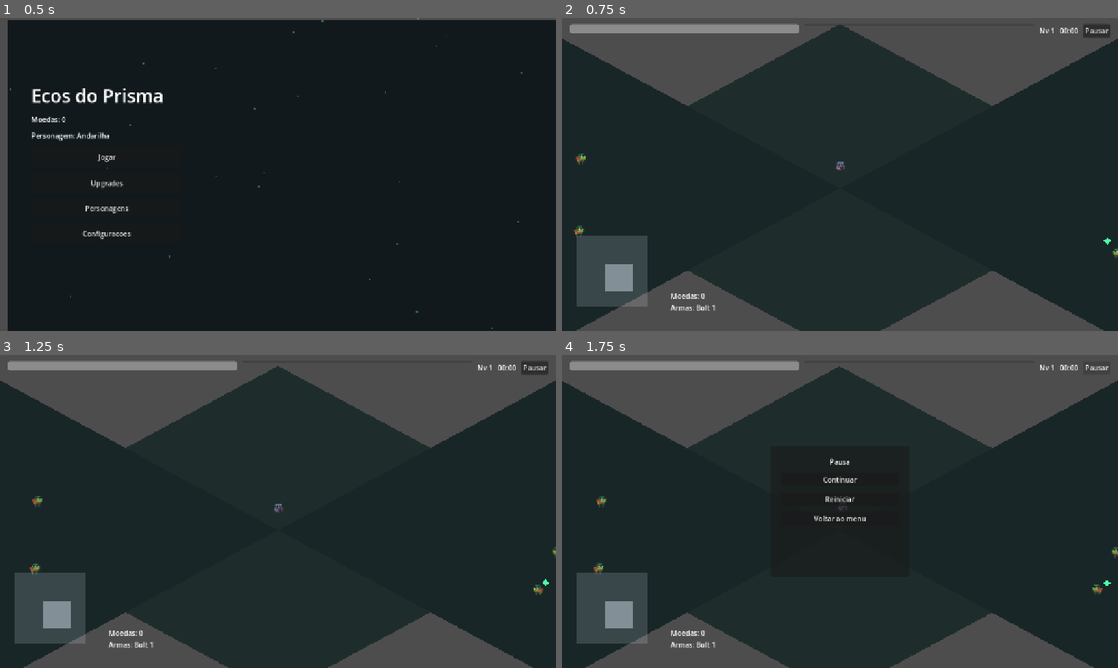
Above: before the commit, frames 1-4 (two rows, left to right).
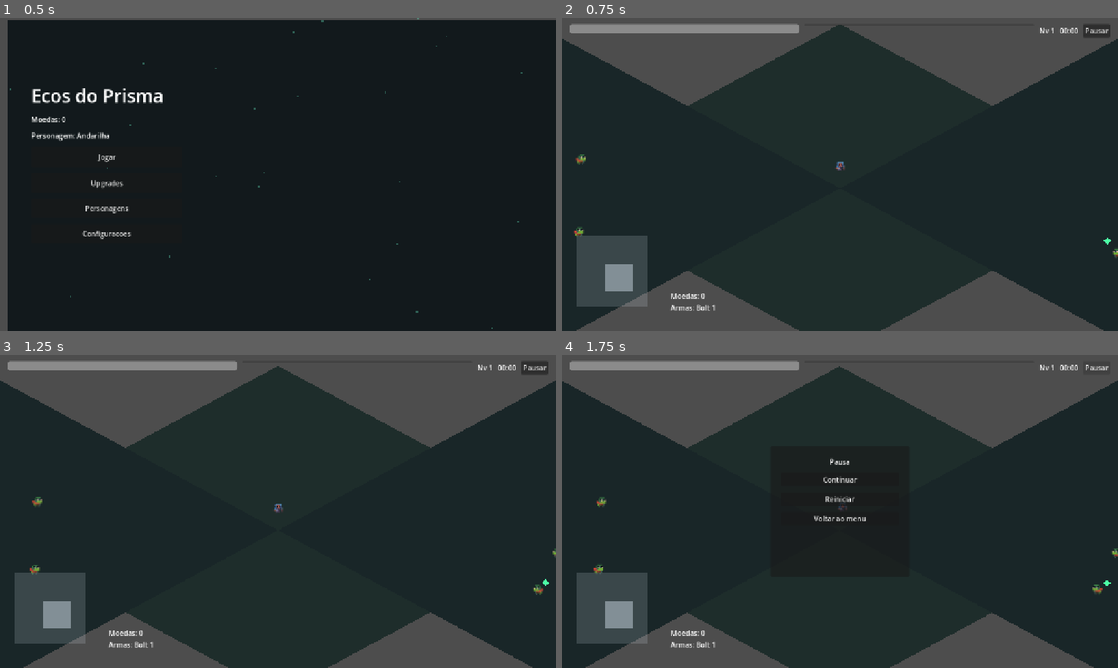
Above: after the commit, the same moments.

Repository: mspandrade/godot-ecos-do-prisma
Game: Godot game, scene res://scenes/ui/MainMenu.tscn
Two runs of this game, one before a commit and one after it. Both use one fixed random seed, a clock stepped at 60 frames per second and the inputs below.
Inputs:
- Up to frame 1 (0.5 s): no input
- Up to frame 2 (0.75 s): click "Jogar" at 0.5 s
- Up to frame 3 (1.25 s): no input
- Up to frame 4 (1.75 s): click "Pausar" at 1.25 s

Frame 1 is identical in both runs. In frame 2, less than 0.1% of the frame differs, in the area x 2-5%, y 43-70%; in frame 3, less than 0.1%; in frame 4, less than 0.1%, in the area x 5-100%, y 45-70%.

Commit message:
Add AnimationPlayer-driven entity walk animations

Diff:
--- a/scenes/Companion.tscn
+++ b/scenes/Companion.tscn
@@ -1,10 +1,65 @@
-[gd_scene load_steps=4 format=3 uid="uid://companion_scene"]
+[gd_scene load_steps=8 format=3 uid="uid://companion_scene"]
 
 [ext_resource type="Script" path="res://scripts/game/companion.gd" id="1"]
 [ext_resource type="Texture2D" path="res://assets/sprites/entities/IsometricTRPGAssetPack_Entities.png" id="2"]
 
 [sub_resource type="CircleShape2D" id="CircleShape2D_companion"]
 radius = 20.0
+
+[sub_resource type="Animation" id="Animation_idle"]
+resource_name = "idle"
+length = 0.1
+tracks/0/type = "value"
+tracks/0/imported = false
+tracks/0/enabled = true
+tracks/0/path = NodePath(".:walk_frame")
+tracks/0/interp = 1
+tracks/0/loop_wrap = true
+tracks/0/keys = {
+"times": PackedFloat32Array(0),
+"transitions": PackedFloat32Array(1),
+"update": 1,
+"values": [0]
+}
+
+[sub_resource type="Animation" id="Animation_walk"]
+resource_name = "walk"
+length = 0.32
+loop_mode = 1
+tracks/0/type = "value"
+tracks/0/imported = false
+tracks/0/enabled = true
+tracks/0/path = NodePath(".:walk_frame")
+tracks/0/interp = 1
+tracks/0/loop_wrap = true
+tracks/0/keys = {
+"times": PackedFloat32Array(0, 0.16),
+"transitions": PackedFloat32Array(1, 1),
+"update": 1,
+"values": [0, 1]
+}
+
+[sub_resource type="Animation" id="Animation_RESET"]
+length = 0.001
+tracks/0/type = "value"
+tracks/0/imported = false
+tracks/0/enabled = true
+tracks/0/path = NodePath(".:walk_frame")
+tracks/0/interp = 1
+tracks/0/loop_wrap = true
+tracks/0/keys = {
+"times": PackedFloat32Array(0),
+"transitions": PackedFloat32Array(1),
+"update": 1,
+"values": [0]
+}
+
+[sub_resource type="AnimationLibrary" id="AnimationLibrary_entities"]
+_data = {
+"RESET": SubResource("Animation_RESET"),
+"idle": SubResource("Animation_idle"),
+"walk": SubResource("Animation_walk")
+}
 
 [node name="Companion" type="CharacterBody2D"]
 collision_layer = 1
@@ -18,5 +73,10 @@
 region_enabled = true
 region_rect = Rect2(0, 0, 16, 17)
 
+[node name="AnimationPlayer" type="AnimationPlayer" parent="."]
+libraries = {
+"": SubResource("AnimationLibrary_entities")
+}
+
 [node name="CollisionShape2D" type="CollisionShape2D" parent="."]
 shape = SubResource("CircleShape2D_companion")
--- a/scenes/Enemy.tscn
+++ b/scenes/Enemy.tscn
@@ -1,10 +1,65 @@
-[gd_scene load_steps=4 format=3 uid="uid://enemy_scene"]
+[gd_scene load_steps=8 format=3 uid="uid://enemy_scene"]
 
 [ext_resource type="Script" path="res://scripts/game/enemy.gd" id="1"]
 [ext_resource type="Texture2D" path="res://assets/sprites/entities/IsometricTRPGAssetPack_Entities.png" id="2"]
 
 [sub_resource type="CircleShape2D" id="CircleShape2D_body"]
 radius = 24.0
+
+[sub_resource type="Animation" id="Animation_idle"]
+resource_name = "idle"
+length = 0.1
+tracks/0/type = "value"
+tracks/0/imported = false
+tracks/0/enabled = true
+tracks/0/path = NodePath(".:walk_frame")
+tracks/0/interp = 1
+tracks/0/loop_wrap = true
+tracks/0/keys = {
+"times": PackedFloat32Array(0),
+"transitions": PackedFloat32Array(1),
+"update": 1,
+"values": [0]
+}
+
+[sub_resource type="Animation" id="Animation_walk"]
+resource_name = "walk"
+length = 0.32
+loop_mode = 1
+tracks/0/type = "value"
+tracks/0/imported = false
+tracks/0/enabled = true
+tracks/0/path = NodePath(".:walk_frame")
+tracks/0/interp = 1
+tracks/0/loop_wrap = true
+tracks/0/keys = {
+"times": PackedFloat32Array(0, 0.16),
+"transitions": PackedFloat32Array(1, 1),
+"update": 1,
+"values": [0, 1]
+}
+
+[sub_resource type="Animation" id="Animation_RESET"]
+length = 0.001
+tracks/0/type = "value"
+tracks/0/imported = false
+tracks/0/enabled = true
+tracks/0/path = NodePath(".:walk_frame")
+tracks/0/interp = 1
+tracks/0/loop_wrap = true
+tracks/0/keys = {
+"times": PackedFloat32Array(0),
+"transitions": PackedFloat32Array(1),
+"update": 1,
+"values": [0]
+}
+
+[sub_resource type="AnimationLibrary" id="AnimationLibrary_entities"]
+_data = {
+"RESET": SubResource("Animation_RESET"),
+"idle": SubResource("Animation_idle"),
+"walk": SubResource("Animation_walk")
+}
 
 [node name="Enemy" type="CharacterBody2D"]
 collision_layer = 2
@@ -18,6 +73,11 @@
 region_enabled = true
 region_rect = Rect2(0, 136, 16, 17)
 
+[node name="AnimationPlayer" type="AnimationPlayer" parent="."]
+libraries = {
+"": SubResource("AnimationLibrary_entities")
+}
+
 [node name="CollisionShape2D" type="CollisionShape2D" parent="."]
 shape = SubResource("CircleShape2D_body")
 
--- a/scenes/Player.tscn
+++ b/scenes/Player.tscn
@@ -8,6 +8,61 @@
 
 [sub_resource type="CircleShape2D" id="CircleShape2D_pickup"]
 radius = 120.0
+
+[sub_resource type="Animation" id="Animation_idle"]
+resource_name = "idle"
+length = 0.1
+tracks/0/type = "value"
+tracks/0/imported = false
+tracks/0/enabled = true
+tracks/0/path = NodePath(".:walk_frame")
+tracks/0/interp = 1
+tracks/0/loop_wrap = true
+tracks/0/keys = {
+"times": PackedFloat32Array(0),
+"transitions": PackedFloat32Array(1),
+"update": 1,
+"values": [0]
+}
+
+[sub_resource type="Animation" id="Animation_walk"]
+resource_name = "walk"
+length = 0.32
+loop_mode = 1
+tracks/0/type = "value"
+tracks/0/imported = false
+tracks/0/enabled = true
+tracks/0/path = NodePath(".:walk_frame")
+tracks/0/interp = 1
+tracks/0/loop_wrap = true
+tracks/0/keys = {
+"times": PackedFloat32Array(0, 0.16),
+"transitions": PackedFloat32Array(1, 1),
+"update": 1,
+"values": [0, 1]
+}
+
+[sub_resource type="Animation" id="Animation_RESET"]
+length = 0.001
+tracks/0/type = "value"
+tracks/0/imported = false
+tracks/0/enabled = true
+tracks/0/path = NodePath(".:walk_frame")
+tracks/0/interp = 1
+tracks/0/loop_wrap = true
+tracks/0/keys = {
+"times": PackedFloat32Array(0),
+"transitions": PackedFloat32Array(1),
+"update": 1,
+"values": [0]
+}
+
+[sub_resource type="AnimationLibrary" id="AnimationLibrary_entities"]
+_data = {
+"RESET": SubResource("Animation_RESET"),
+"idle": SubResource("Animation_idle"),
+"walk": SubResource("Animation_walk")
+}
 
 [node name="Player" type="CharacterBody2D"]
 collision_layer = 1
@@ -20,6 +75,11 @@
 texture = ExtResource("2")
 region_enabled = true
 region_rect = Rect2(0, 102, 16, 17)
+
+[node name="AnimationPlayer" type="AnimationPlayer" parent="."]
+libraries = {
+"": SubResource("AnimationLibrary_entities")
+}
 
 [node name="CollisionShape2D" type="CollisionShape2D" parent="."]
 shape = SubResource("CircleShape2D_hit")
--- a/scripts/core/entity_sprite_atlas.gd
+++ b/scripts/core/entity_sprite_atlas.gd
@@ -23,6 +23,9 @@
 		float(entry["h"])
 	)
 	sprite.centered = true
+
+static func apply_entity_frame(sprite: Sprite2D, type_name: String, facing: String, action: String, frame: int) -> void:
+	apply(sprite, "%s_%s_%s_%d" % [type_name, facing, action, frame])
 
 static func get_sprite(sprite_name: String) -> Dictionary:
 	var sprites: Dictionary = _get_atlas().get("sprites", {})
--- a/scripts/game/companion.gd
+++ b/scripts/game/companion.gd
@@ -31,8 +31,15 @@
 var base_collision_layer := 0
 var base_collision_mask := 0
 const MAX_LEASH_DISTANCE := 420.0
+var sprite_type := "knight_blue_shield"
+var sprite_facing := "front"
+var walk_frame := 0:
+	set(value):
+		walk_frame = int(value)
+		_apply_walk_frame()
 
 @onready var body: Sprite2D = $Body
+@onready var animation_player: AnimationPlayer = $AnimationPlayer
 
 func setup(data: Dictionary, p_player: Node2D, offset: Vector2) -> void:
 	companion_id = str(data["id"])
@@ -56,31 +63,35 @@
 	_apply_class_sprite()
 	add_to_group("companions")
 	body.modulate = Color(1.0, 1.0, 1.0, 0.62)
-
-func _class_sprite_name() -> String:
+	animation_player.play("idle")
+
+func _class_sprite_type() -> String:
 	match class_type:
 		"shield":
-			return "knight_blue_shield_front_walk_0"
+			return "knight_blue_shield"
 		"mage":
-			return "mage_blue_front_walk_0"
+			return "mage_blue"
 		"archer":
-			return "ranger_blue_bow_front_walk_0"
+			return "ranger_blue_bow"
 		"bard":
-			return "necromancer_purple_front_walk_0"
+			return "necromancer_purple"
 		"cleric":
-			return "mage_blue_front_walk_1"
-	return "knight_blue_shield_front_walk_0"
+			return "mage_blue"
+	return "knight_blue_shield"
 
 func _apply_class_sprite() -> void:
-	EntitySpriteAtlas.apply(body, _class_sprite_name())
+	sprite_type = _class_sprite_type()
+	_apply_walk_frame()
 
 func _physics_process(delta: float) -> void:
 	if not is_instance_valid(player):
 		return
 	if not is_recruited:
 		velocity = Vector2.ZERO
+		_update_walk_animation(false)
 		return
 	if is_down:
+		_update_walk_animation(false)
 		return
 	spawn_grace_time = max(0.0, spawn_grace_time - delta)
 	_keep_in_formation()
@@ -107,6 +118,16 @@
 	move_and_slide()
 	if velocity.x != 0.0:
 		body.flip_h = velocity.x < 0.0
+	_update_walk_animation(velocity.length() > 5.0)
+
+func _apply_walk_frame() -> void:
+	if body:
+		EntitySpriteAtlas.apply_entity_frame(body, sprite_type, sprite_facing, "walk", walk_frame)
+
+func _update_walk_animation(is_moving: bool) -> void:
+	var target_animation := "walk" if is_moving else "idle"
+	if animation_player.current_animation != target_animation:
+		animation_player.play(target_animation)
 
 func add_xp(amount: int) -> void:
 	if is_down or not is_recruited:
@@ -223,6 +244,7 @@
 	health = max_health
 	_snap_to_formation()
 	body.modulate = Color.WHITE
+	animation_player.play("idle")
 	add_to_group("heroes")
 	spawn_grace_time = 1.2
 	attack_timer = randf_range(0.12, 0.45)
--- a/scripts/game/enemy.gd
+++ b/scripts/game/enemy.gd
@@ -18,8 +18,15 @@
 var knockback_velocity := Vector2.ZERO
 var burn_damage_per_second := 0.0
 var burn_time := 0.0
+var sprite_type := "goblin_green_sword"
+var sprite_facing := "front"
+var walk_frame := 0:
+	set(value):
+		walk_frame = int(value)
+		_apply_walk_frame()
 
 @onready var body: Sprite2D = $Body
+@onready var animation_player: AnimationPlayer = $AnimationPlayer
 @onready var hurtbox: Area2D = $Hurtbox
 
 func _ready() -> void:
@@ -43,6 +50,7 @@
 	scale = Vector2.ONE * (1.75 if boss else 1.0)
 	visible = true
 	is_active = true
+	animation_player.play("walk")
 	knockback_velocity = Vector2.ZERO
 	burn_damage_per_second = 0.0
 	burn_time = 0.0
@@ -52,6 +60,7 @@
 	visible = false
 	is_active = false
 	set_physics_process(false)
+	animation_player.play("idle")
 	velocity = Vector2.ZERO
 
 func _physics_process(_delta: float) -> void:
@@ -68,6 +77,7 @@
 	velocity = dir * speed + knockback_velocity
 	if velocity.x != 0.0:
 		body.flip_h = velocity.x < 0.0
+	_update_walk_animation(velocity.length() > 5.0)
 	knockback_velocity = knockback_velocity.move_toward(Vector2.ZERO, 900.0 * _delta)
 	move_and_slide()
 
@@ -114,7 +124,7 @@
 	burn_time = max(burn_time, duration)
 
 func _apply_spawn_sprite(wave: int, boss: bool) -> void:
-	var sprite_type := "goblin_green_sword"
+	sprite_type = "goblin_green_sword"
 	if boss:
 		sprite_type = "demon_red_axe" if wave % 2 == 0 else "dark_knight_red"
 	elif wave >= 10:
@@ -123,10 +133,17 @@
 		sprite_type = ["orc_green_staff", "goblin_green_heavy", "bat_purple"].pick_random()
 	elif wave >= 3:
 		sprite_type = ["goblin_green_spear", "slime_orange", "goblin_green_sword"].pick_random()
-	var names: Array = EntitySpriteAtlas.names_for_type("%s_front_walk" % sprite_type)
-	if names.is_empty():
-		return
-	EntitySpriteAtlas.apply(body, str(names.pick_random()))
+	walk_frame = 0
+	_apply_walk_frame()
+
+func _apply_walk_frame() -> void:
+	if body:
+		EntitySpriteAtlas.apply_entity_frame(body, sprite_type, sprite_facing, "walk", walk_frame)
+
+func _update_walk_animation(is_moving: bool) -> void:
+	var target_animation := "walk" if is_moving else "idle"
+	if animation_player.current_animation != target_animation:
+		animation_player.play(target_animation)
 
 func _on_hurtbox_area_entered(area: Area2D) -> void:
 	if area.owner and area.owner.has_method("get_damage"):
--- a/scripts/game/player.gd
+++ b/scripts/game/player.gd
@@ -26,8 +26,15 @@
 var base_collision_mask := 0
 var base_hit_area_mask := 0
 var is_intangible := false
+var sprite_type := "rogue_blue_hood"
+var sprite_facing := "front"
+var walk_frame := 0:
+	set(value):
+		walk_frame = int(value)
+		_apply_walk_frame()
 
 @onready var body: Sprite2D = $Body
+@onready var animation_player: AnimationPlayer = $AnimationPlayer
 @onready var hit_area: Area2D = $HitArea
 @onready var pickup_area: Area2D = $PickupArea
 @onready var pickup_shape: CollisionShape2D = $PickupArea/CollisionShape2D
@@ -49,6 +56,7 @@
 	base_collision_mask = collision_mask
 	base_hit_area_mask = hit_area.collision_mask
 	_apply_character_sprite()
+	animation_player.play("idle")
 	hit_area.area_entered.connect(_on_hit_area_entered)
 	pickup_area.area_entered.connect(_on_pickup_area_entered)
 
@@ -78,15 +86,25 @@
 	move_and_slide()
 	if velocity.x != 0.0:
 		body.flip_h = velocity.x < 0.0
+	_update_walk_animation(velocity.length() > 5.0)
 
 func _apply_character_sprite() -> void:
-	var sprite_name := "rogue_blue_hood_front_walk_0"
+	sprite_type = "rogue_blue_hood"
 	match GameData.selected_character:
 		"warden":
-			sprite_name = "knight_blue_shield_front_walk_0"
+			sprite_type = "knight_blue_shield"
 		"spark":
-			sprite_name = "mage_blue_front_walk_0"
-	EntitySpriteAtlas.apply(body, sprite_name)
+			sprite_type = "mage_blue"
+	_apply_walk_frame()
+
+func _apply_walk_frame() -> void:
+	if body:
+		EntitySpriteAtlas.apply_entity_frame(body, sprite_type, sprite_facing, "walk", walk_frame)
+
+func _update_walk_animation(is_moving: bool) -> void:
+	var target_animation := "walk" if is_moving else "idle"
+	if animation_player.current_animation != target_animation:
+		animation_player.play(target_animation)
 
 func _read_input() -> Vector2:
 	if joystick_path != NodePath():
Not shown: 1 places in scenes/Player.tscn that only renumber resources
